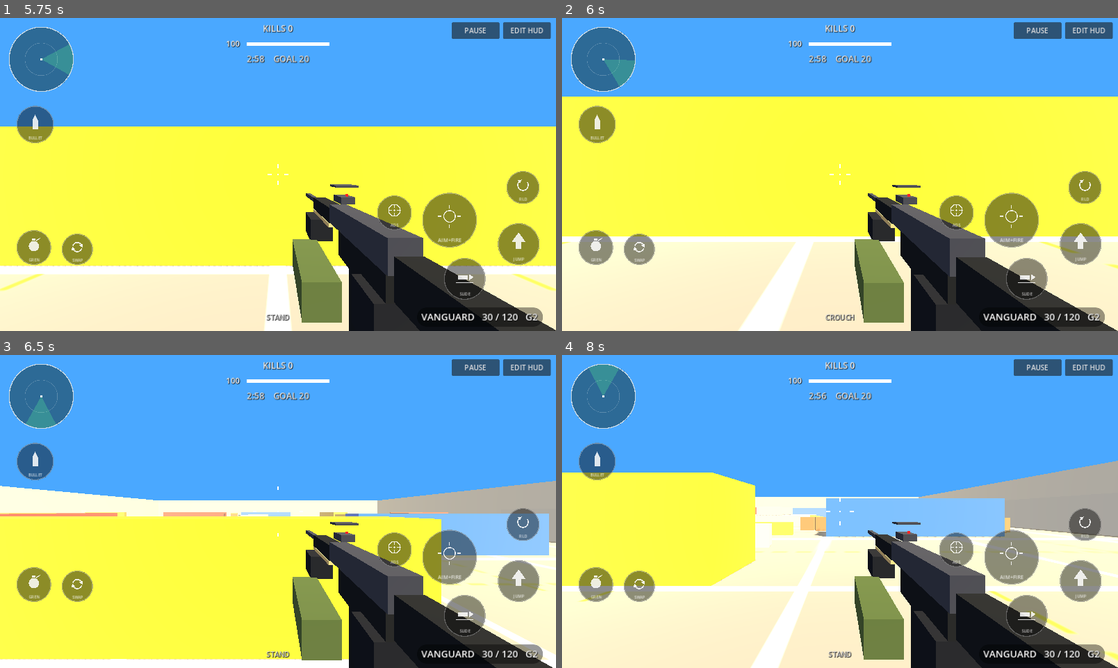
Above: before the commit, frames 1-4 (two rows, left to right).
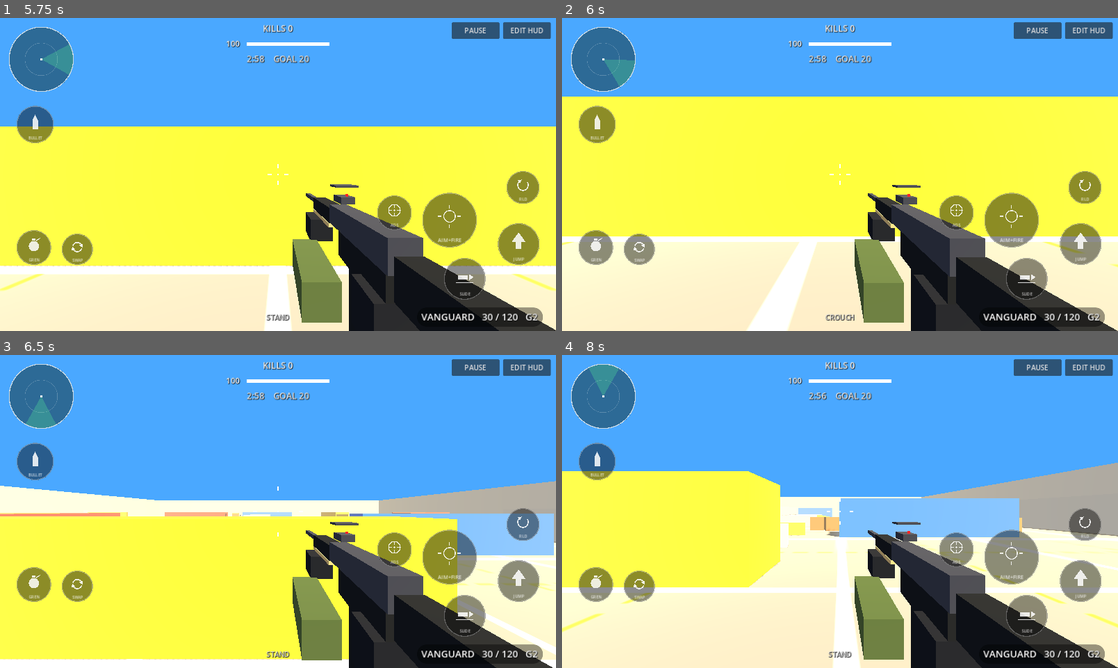
Above: after the commit, the same moments.

Repository: Goated-max/shipment-fpp
Game: Godot game, scene res://scenes/main.tscn
The game is run twice, just before and just after one commit, with the same random seed, the same clock (stepped at 60 frames per second) and the same inputs.
Inputs (mouse positions are in pixels of both pictures, inside the frame that each line leads up to):
- Up to frame 1 (5.75 s): click "DEPLOY" at 0.5 s; click "SHIPMENT" at 1.25 s; click "EDIT HUD" at 2 s; click "RESET DEFAULT" at 2.75 s; click "DONE / SAVE" at 3.5 s; click "PAUSE" at 4.25 s; click "RESUME" at 5 s
- Up to frame 2 (6 s): move the mouse to (962, 158) at 5.77 s; hold D from 5.78 s (still down); tap C at 5.85 s; click (962, 158) at 5.92 s
- Up to frame 3 (6.5 s): keep holding D; tap Space at 6.02 s
- Up to frame 4 (8 s): release D at 6.5 s; drag from (728, 527) to (812, 574) at 6.52 s; move the mouse to (895, 442) at 7.27 s; hold D from 7.28 s (still down); tap R at 7.35 s

Frame 1 is identical in both runs. In frame 2, 0.7% of the frame differs, in the area x 0-100%, y 71-100%; in frame 3, 1.9%; in frame 4, 6.9%, in the area x 0-100%, y 33-100%.

Commit message:
VANGUARD: slower movement, longer ADS, specs panel

Diff:
--- a/scripts/hud.gd
+++ b/scripts/hud.gd
@@ -547,6 +547,10 @@
 var pp_yaw := 0.6
 var pp_pitch := -0.1
 var pp_dist := 1.4
+var pp_specs: PanelContainer
+var pp_spec_bars := {}   # key -> [ProgressBar, Label]
+# Rough ratings out of 10 for the VANGUARD specs panel. Tune these as the numbers change.
+var spec_rating := {"damage": 6.0, "fire": 7.0, "accuracy": 6.0, "mobility": 6.0, "range": 8.0, "control": 7.0}
 
 func _mini_btn(box: Control, text: String, cb: Callable) -> void:
     var b := Button.new()
@@ -615,8 +619,56 @@
     pp_cur = gid
     var w: Dictionary = Player.WEAPONS[gid]
     pp_name.text = "%s   .   %s" % [w["name"], String(w["cat"]).to_upper()]
+    pp_specs.visible = gid == "assault"
+    if gid == "assault":
+        _fill_specs()
     if player != null and pp_holder != null:
         player.build_preview(pp_holder, gid)
+
+func _build_specs(parent: Control) -> void:
+    pp_specs = PanelContainer.new()
+    pp_specs.custom_minimum_size = Vector2(380, 0)
+    pp_specs.set_anchors_and_offsets_preset(Control.PRESET_TOP_RIGHT, Control.PRESET_MODE_MINSIZE, 12)
+    parent.add_child(pp_specs)
+    var vb := VBoxContainer.new()
+    vb.add_theme_constant_override("separation", 6)
+    pp_specs.add_child(vb)
+    _lbl(vb, "SPECS", 22, HORIZONTAL_ALIGNMENT_LEFT, Color(1, 0.7, 0))
+    for pair in [["damage", "Damage"], ["fire", "Fire Rate"], ["accuracy", "Accuracy"],
+            ["mobility", "Mobility"], ["range", "Range"], ["control", "Control"]]:
+        var row := HBoxContainer.new()
+        vb.add_child(row)
+        var nm := _lbl(row, pair[1], 15, HORIZONTAL_ALIGNMENT_LEFT)
+        nm.custom_minimum_size = Vector2(110, 0)
+        var pb := ProgressBar.new()
+        pb.min_value = 0.0
+        pb.max_value = 10.0
+        pb.show_percentage = false
+        pb.custom_minimum_size = Vector2(110, 14)
+        pb.size_flags_vertical = Control.SIZE_SHRINK_CENTER
+        pb.size_flags_horizontal = Control.SIZE_EXPAND_FILL
+        row.add_child(pb)
+        var val := _lbl(row, "", 14, HORIZONTAL_ALIGNMENT_LEFT, Color(1, 1, 1, 0.85))
+        val.custom_minimum_size = Vector2(140, 0)
+        pp_spec_bars[pair[0]] = [pb, val]
+    pp_specs.hide()
+
+# Fills the specs panel from the VANGUARD's current numbers.
+func _fill_specs() -> void:
+    var w: Dictionary = Player.WEAPONS["assault"]
+    var rate := float(w["rate"])
+    var txt := {
+        "damage": "24 body / 48 head",                              # from main.hit_bot
+        "fire": "%d RPM" % roundi(60.0 / rate),
+        "accuracy": "hip spread %.3f" % float(w["spread"]),
+        "mobility": "%.1f m/s walk" % (Player.WALK * float(w["move"])),
+        "range": "120 m, no drop-off",                              # from the fire ray length
+        "control": "%.4f rise / shot" % 0.0065,                     # recoil gain in player.gd
+    }
+    for k in pp_spec_bars:
+        var pair: Array = pp_spec_bars[k]
+        (pair[0] as ProgressBar).value = float(spec_rating[k])
+        (pair[1] as Label).text = String(txt[k])
 
 func _equip_preview() -> void:
     _pick_primary(pp_cur)
@@ -652,7 +704,13 @@
     svc.size_flags_vertical = Control.SIZE_EXPAND_FILL
     svc.mouse_filter = Control.MOUSE_FILTER_STOP
     svc.gui_input.connect(_preview_input)
-    rc.add_child(svc)
+    var wrap := Control.new()
+    wrap.size_flags_horizontal = Control.SIZE_EXPAND_FILL
+    wrap.size_flags_vertical = Control.SIZE_EXPAND_FILL
+    rc.add_child(wrap)
+    svc.set_anchors_and_offsets_preset(Control.PRESET_FULL_RECT)
+    wrap.add_child(svc)
+    _build_specs(wrap)
     _build_preview_world(svc)
     _lbl(rc, "Drag to rotate", 14, HORIZONTAL_ALIGNMENT_CENTER, Color(1, 1, 1, 0.6))
     var row := HBoxContainer.new()
--- a/scripts/player.gd
+++ b/scripts/player.gd
@@ -11,7 +11,7 @@
 const MAX_GREN := 2
 const PRIMARIES := ["assault", "smg", "lmg", "sniper", "shotgun", "marksman"]
 const WEAPONS := {
-    "assault": {"name": "VANGUARD", "cat": "Assault", "mag": 30, "max": 120, "rate": 0.085, "auto": true, "spread": 0.012, "dmg": 1.0, "hip": Vector3(0.2, -0.16, -0.5), "ads": Vector3(0.0, -0.1, -0.21)},
+    "assault": {"name": "VANGUARD", "cat": "Assault", "mag": 30, "max": 120, "rate": 0.085, "auto": true, "spread": 0.012, "dmg": 1.0, "hip": Vector3(0.2, -0.16, -0.5), "ads": Vector3(0.0, -0.1, -0.21), "move": 0.9, "ads_speed": 9.0},
     "smg": {"name": "VIPER", "cat": "SMG", "mag": 30, "max": 120, "rate": 0.085, "auto": true, "spread": 0.012, "dmg": 1.0, "hip": Vector3(0.2, -0.16, -0.5), "ads": Vector3(0.0, -0.1, -0.21)},
     "lmg": {"name": "WARDEN", "cat": "LMG", "mag": 30, "max": 120, "rate": 0.085, "auto": true, "spread": 0.012, "dmg": 1.0, "hip": Vector3(0.2, -0.16, -0.5), "ads": Vector3(0.0, -0.1, -0.21)},
     "sniper": {"name": "LONGSHOT", "cat": "Sniper", "mag": 30, "max": 120, "rate": 0.085, "auto": true, "spread": 0.012, "dmg": 1.0, "hip": Vector3(0.2, -0.16, -0.5), "ads": Vector3(0.0, -0.12, 0.0)},
@@ -210,6 +210,7 @@
             sp = SPRINT
         else:
             sp = WALK * mvmag
+        sp *= float(WEAPONS[cur].get("move", 1.0))
         hv = hv.lerp(Vector2(wish.x, wish.z) * sp, 1.0 - exp(-(40.0 if is_on_floor() else 4.0) * dt))
     velocity.x = hv.x
     velocity.z = hv.y
@@ -307,7 +308,7 @@
         bloom = lerpf(bloom, 0.0, 1.0 - exp(-5.0 * dt))
     if idle > 0.25:
         shots = 0
-    ads_t = lerpf(ads_t, 1.0 if ads else 0.0, 1.0 - exp(-12.0 * dt))
+    ads_t = lerpf(ads_t, 1.0 if ads else 0.0, 1.0 - exp(-float(WEAPONS[cur].get("ads_speed", 12.0)) * dt))
     var use_s := sprint and is_on_floor() and not firing and idle > 0.25 and not reloading and not ads
     sp_t = lerpf(sp_t, 1.0 if use_s else 0.0, 1.0 - exp(-(9.0 if use_s else 30.0) * dt))
     var sw_off := 0.0
